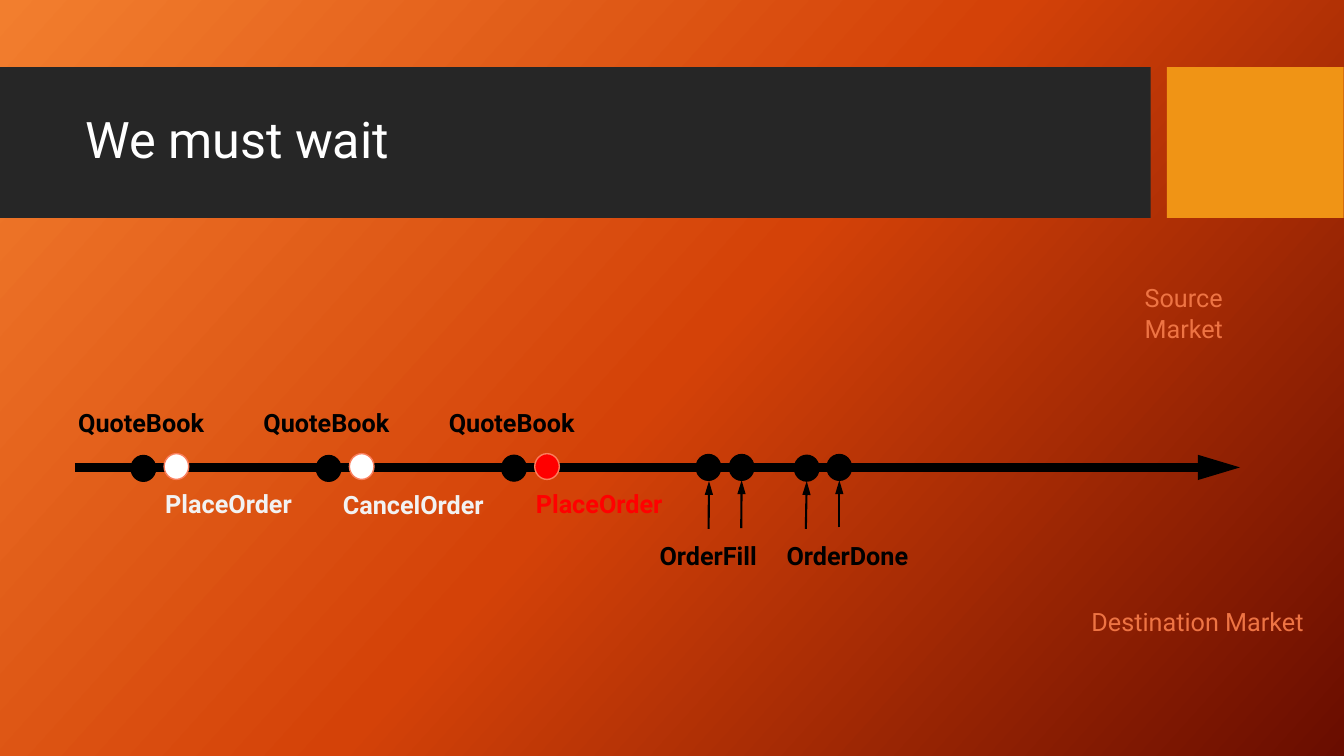
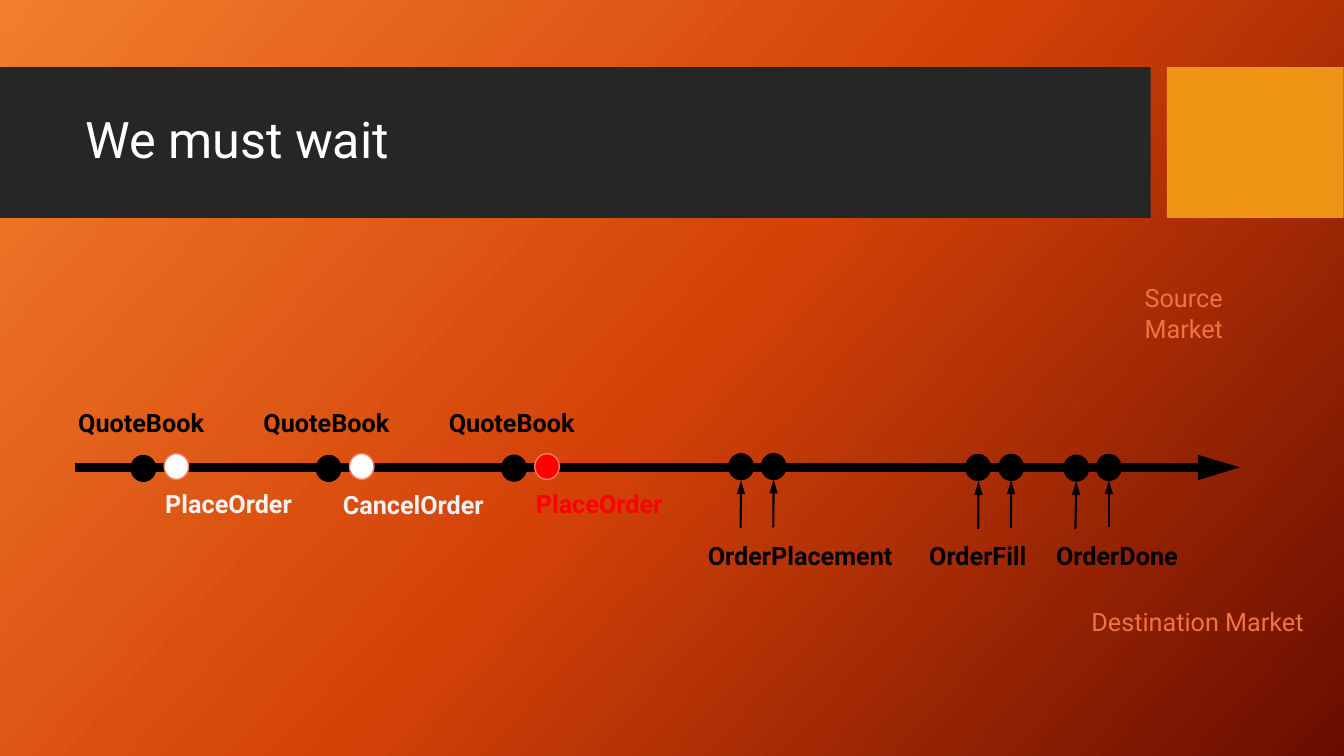
Before and after one commit to dimitri-xyz/frtrader, a slide deck: slide 21 of doc/mirroring-strategy-2.pptx. Drawn at 1344x756 pixels with LibreOffice and Linux fonts; fonts in the diff are those of the drawing; background and template pictures are left out. Boxes give left, top, right and bottom in pixels: in the first picture for what was removed or moved away, otherwise in the second. Text is boxed around its words. In the diff, an @@ line names an element or a change of style, - is before the commit and + after.

Commit message:
Minor presentation fix
Improving the presentation. There were a couple of
`PlaceEv` event missing from the timeline.

```diff
--- a/doc/mirroring-strategy-2.pptx
+++ b/doc/mirroring-strategy-2.pptx
@@ ellipse: place and size @@
-ellipse at <box>795,456,819,482</box>
+ellipse at <box>761,454,785,480</box>
@@ ellipse: place and size @@
-ellipse at <box>827,455,851,481</box>
+ellipse at <box>966,455,990,481</box>
@@ ellipse: place and size @@
-ellipse at <box>697,455,721,481</box>
+ellipse at <box>999,455,1023,481</box>
@@ ellipse added at <box>1065,456,1089,482</box>, fill #000000, outline #000000 1 pt @@
@@ ellipse added at <box>1097,455,1121,481</box>, fill #000000, outline #000000 1 pt @@
@@ arrow moved from (806, 529) - (807, 481) to (773, 527) - (774, 480) @@
@@ arrow moved from (840, 527) - (840, 481) to (978, 529) - (979, 481) @@
@@ arrow moved from (709, 529) - (709, 481) to (1011, 528) - (1011, 481) @@
@@ arrow added from (1076, 529) to (1077, 481), #000000 1.5 pt @@
@@ arrow added from (1109, 527) to (1109, 481), #000000 1.5 pt @@
@@ text "OrderFill": place and size @@
-text "OrderFill" at <box>660,546,757,565</box>
+text "OrderFill" at <box>929,546,1026,565</box>
@@ text "OrderDone": place and size @@
-text "OrderDone" at <box>787,546,909,565</box>
+text "OrderDone" at <box>1056,546,1178,565</box>
@@ text added at <box>708,546,893,566</box>, 18 pt, text #000000, bold @@
+OrderPlacement
```
Also in this commit, not shown: 3 other slides changed, 1 other file.
